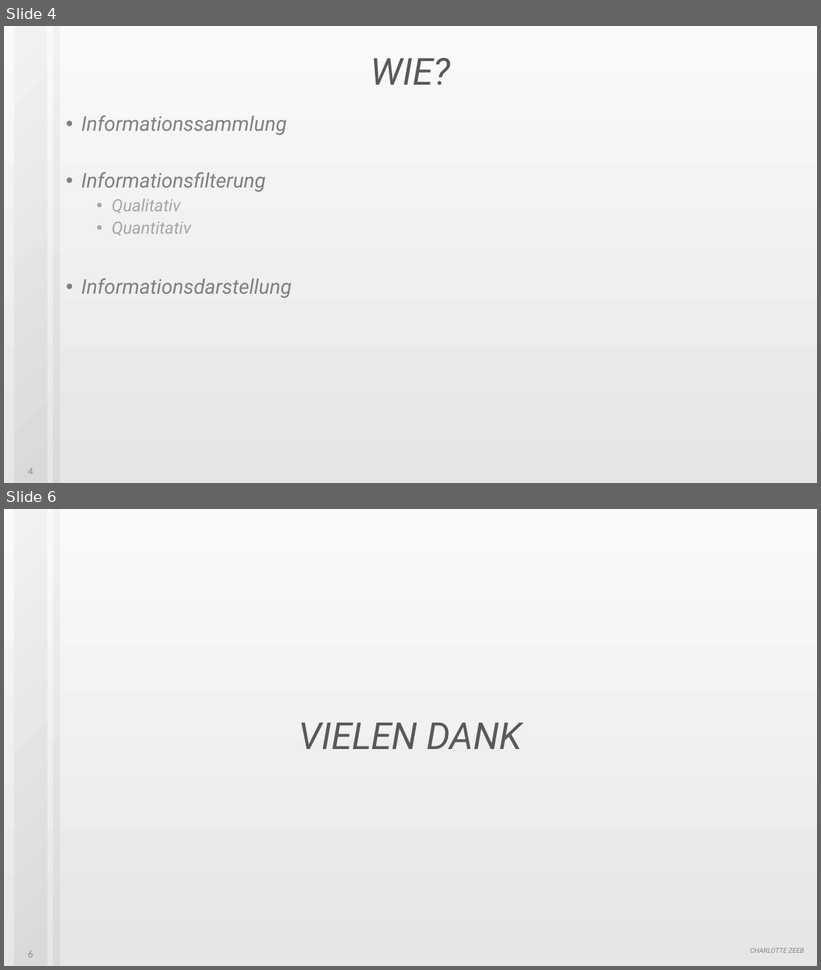
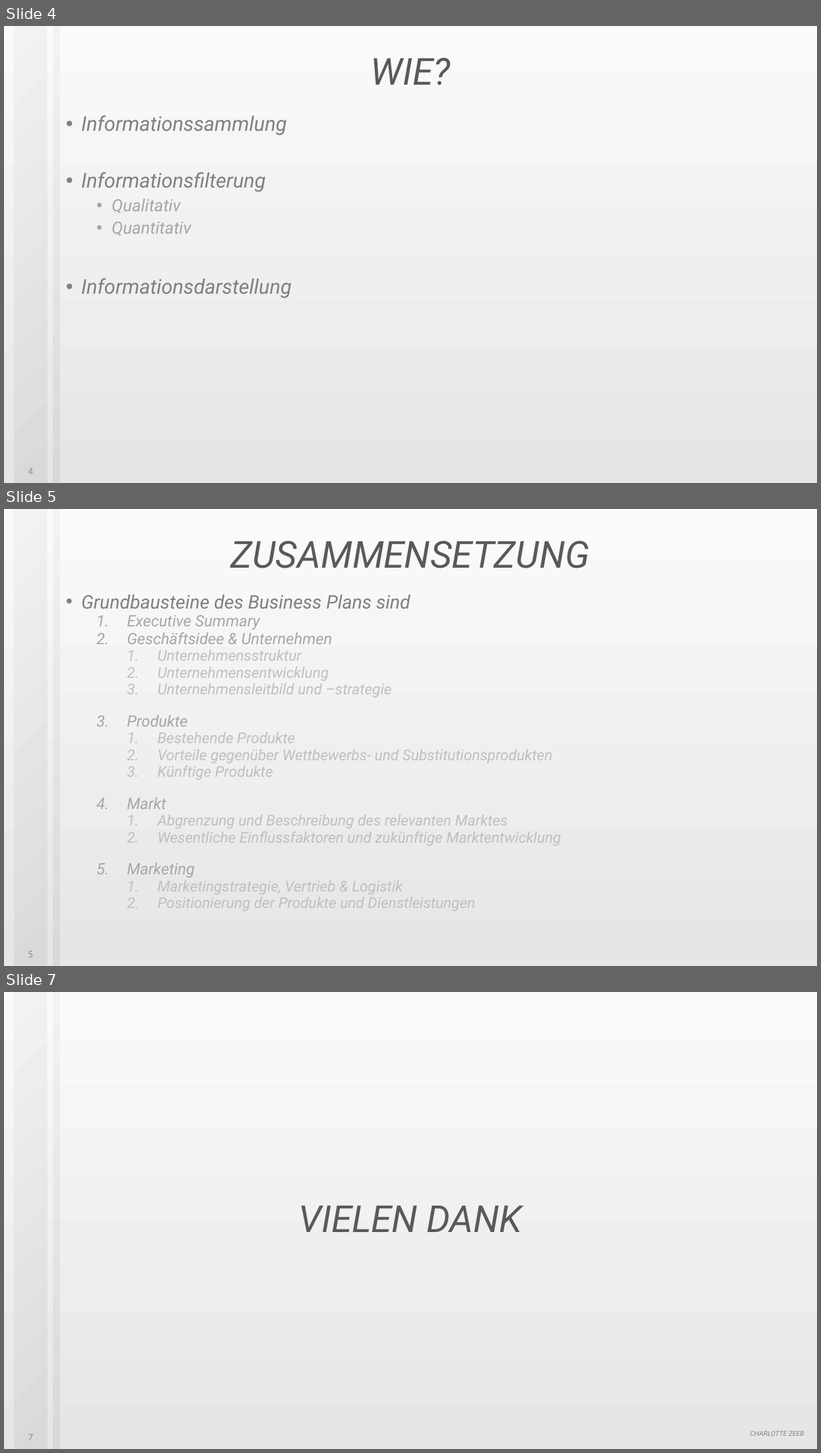
Before and after one commit to JMFootBallPlyr/Hard-drive-system-, a slide deck: APPR/UF/presents/Businessplan01.pptx. Shown one above the other, each under a label of ours: slides 4 and 6 before the commit, slides 4, 5 and 7 after it; the slides between them are not shown. The pictures are 821x970 and 821x1453 pixels, drawn with LibreOffice and Linux fonts; fonts in the diff are those of the drawing. Boxes give left, top, right and bottom in pixels: in the first picture for what was removed or moved away, otherwise in the second. Text is boxed around its words. In the diff, an @@ line names an element or a change of style, - is before the commit and + after.

```diff
--- a/APPR/UF/presents/Businessplan01.pptx
+++ b/APPR/UF/presents/Businessplan01.pptx
@@ slide 5 added at [4, 509, 817, 966], background gradient #FAFAFA to #E7E6E6 @@
@@ rectangle added at [15, 509, 48, 966], fill gradient #D9D9D9 to #F2F2F2 @@
@@ rectangle added at [53, 509, 59, 966], fill gradient #D9D9D9 to #F2F2F2 @@
@@ title added at [231, 541, 590, 568], 44 pt, text #595959, italic @@
+ZUSAMMENSETZUNG
@@ text added at [81, 594, 561, 911], 17.6 pt, text #BFBFBF, italic @@
+• Grundbausteine des Business Plans sind
+  1. Executive Summary
+  2. Geschäftsidee & Unternehmen
+    1. Unternehmensstruktur
+    2. Unternehmensentwicklung
+    3. Unternehmensleitbild und –strategie
+  3. Produkte
+    1. Bestehende Produkte
+    2. Vorteile gegenüber Wettbewerbs- und Substitutionsprodukten
+    3. Künftige Produkte
+  4. Markt
+    1. Abgrenzung und Beschreibung des relevanten Marktes
+    2. Wesentliche Einflussfaktoren und zukünftige Marktentwicklung
+  5. Marketing
+    1. Marketingstrategie, Vertrieb & Logistik
+    2. Positionierung der Produkte und Dienstleistungen
@@ page number added at [28, 951, 33, 958], 12 pt, text #8C8C8C @@
+5
@@ what was slide 6 is now slide 7 @@
@@ page number at [28, 1434, 33, 1441]: text changed @@
-6
+7
```
Also in this commit, not shown: 1 slide changed, 1 other slide added, 1 slide removed.
